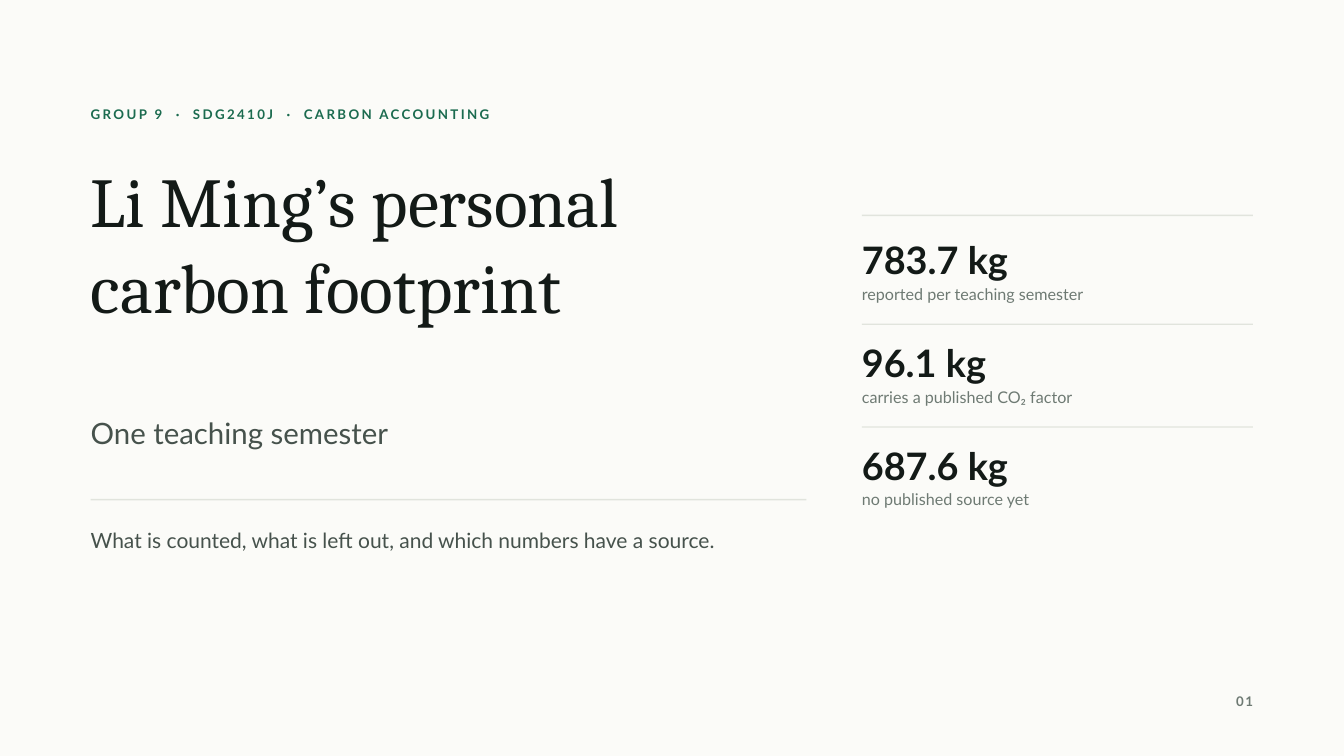
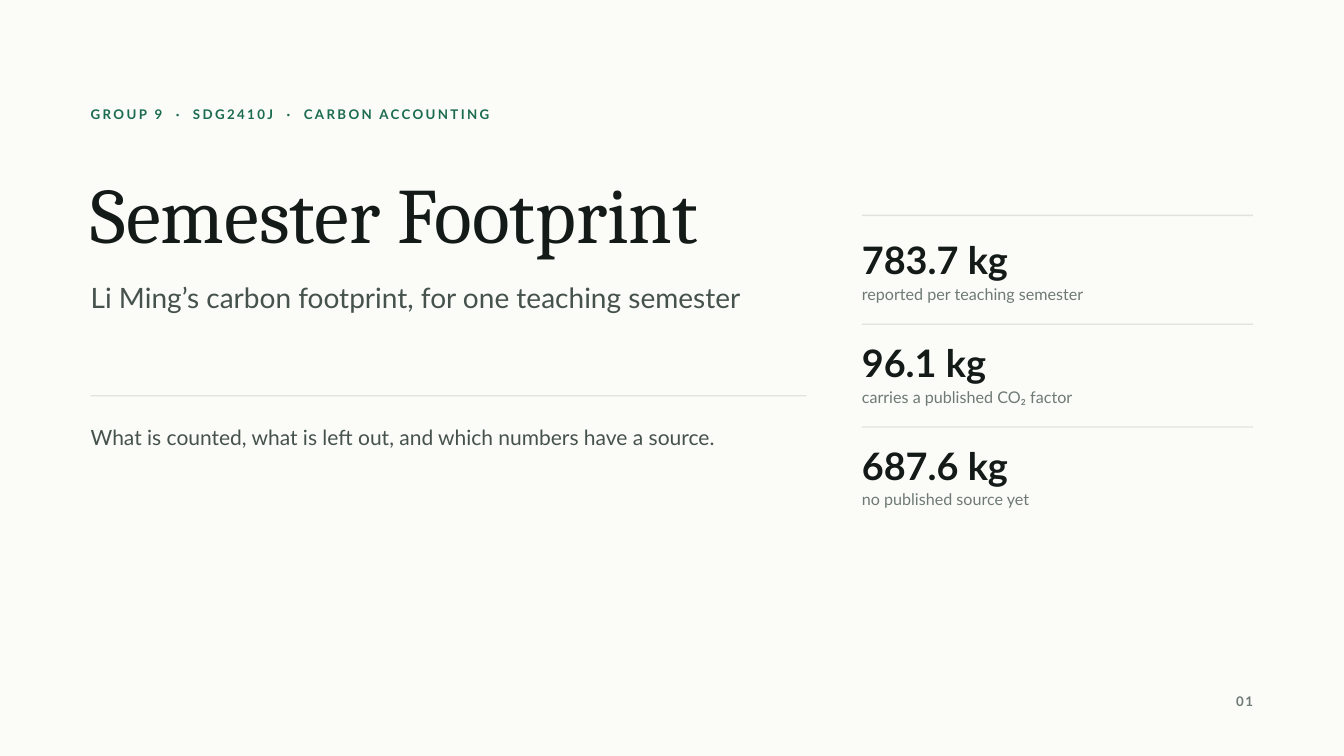
Before and after one commit to fueric0625/Carbon_Footprint_Calculator, a slide deck: slide 1 of roadshow/Group9_Roadshow_Slides.pptx. Drawn at 1344x756 pixels with LibreOffice and Linux fonts; fonts in the diff are those of the drawing. Boxes give left, top, right and bottom in pixels: in the first picture for what was removed or moved away, otherwise in the second. Text is boxed around its words. In the diff, an @@ line names an element or a change of style, - is before the commit and + after.

Commit message:
产品定名 Semester Footprint：计算器、幻灯片、讲稿、数字卡同步

```diff
--- a/roadshow/Group9_Roadshow_Slides.pptx
+++ b/roadshow/Group9_Roadshow_Slides.pptx
@@ text at [91, 190, 699, 260]: text changed; size 50 to 56 pt @@
-Li Ming’s personal carbon footprint
+Semester Footprint
@@ text at [91, 287, 740, 313]: text changed; size 21 to 20 pt @@
-One teaching semester
+Li Ming’s carbon footprint, for one teaching semester
@@ text "What is counted, what is ...": place and size @@
-text "What is counted, what is ..." at [91, 532, 715, 551]
+text "What is counted, what is ..." at [91, 429, 715, 448]
@@ rectangle: place and size @@
-rectangle at [91, 499, 807, 500]
+rectangle at [91, 395, 807, 396]
```
Also in this commit, not shown: 10 other files.
